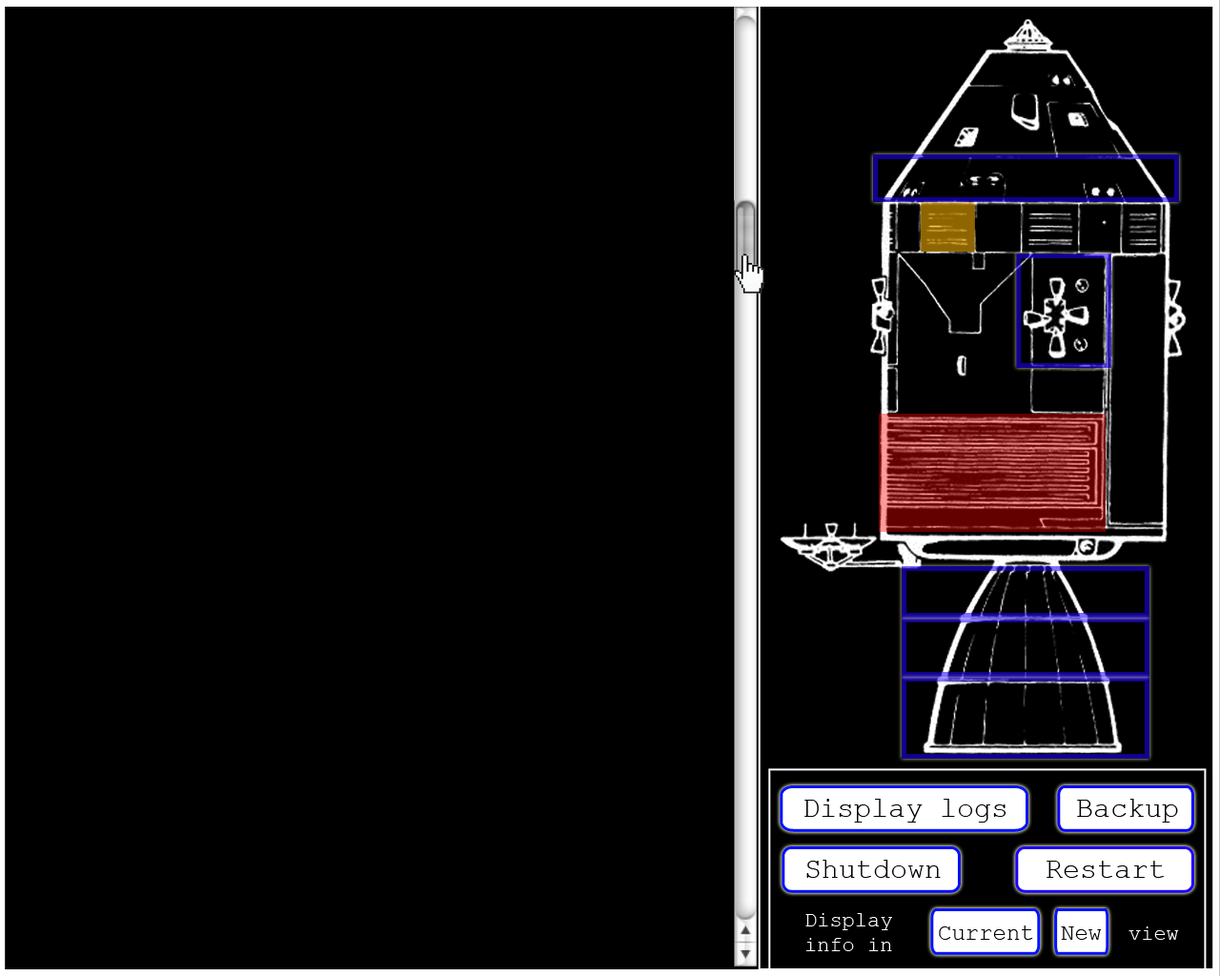
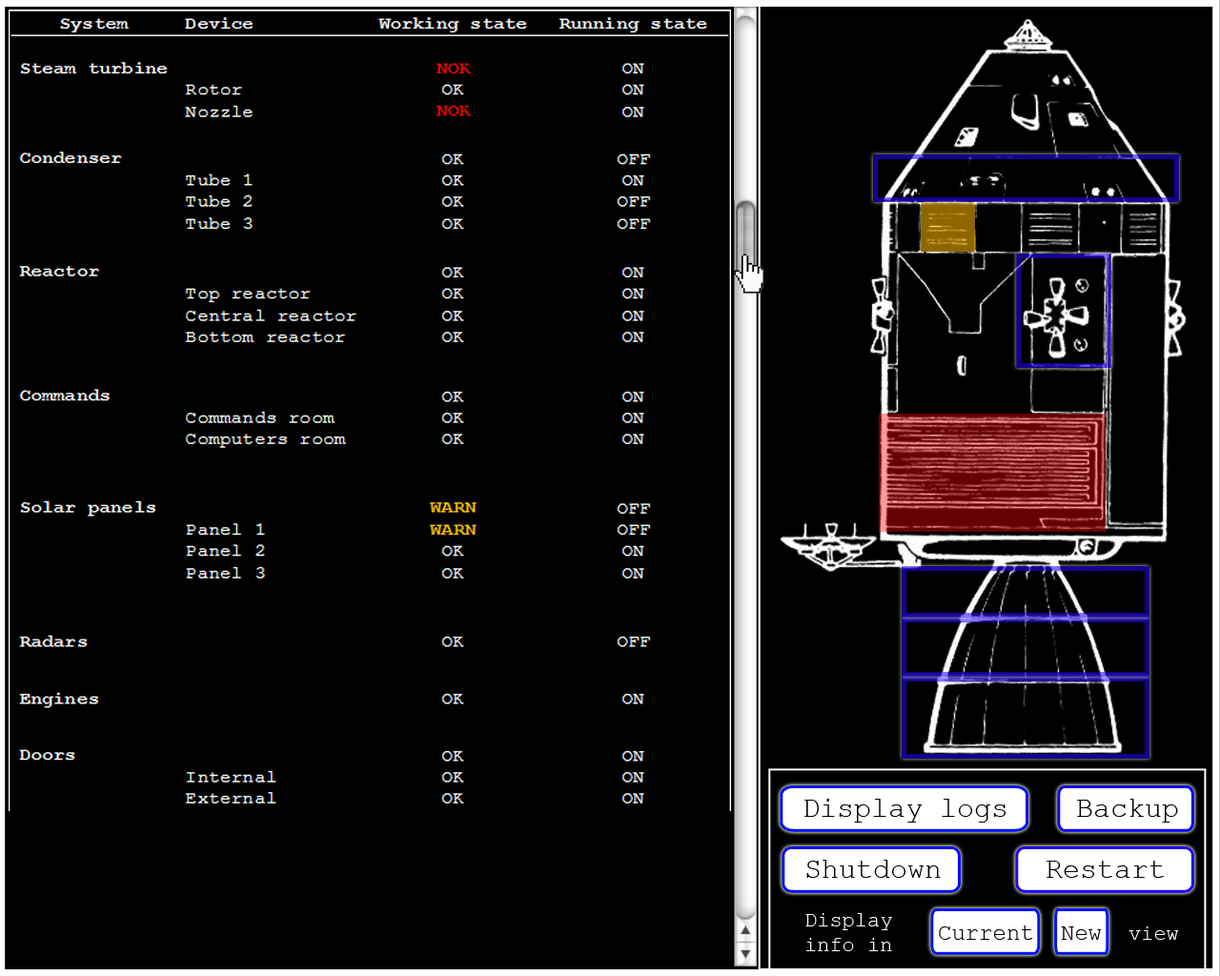
Layers edited between the first and the second 1220px x 976px image:
added layer "Calque 4" above "hand-cursor-anon" over [8, 9, 732, 812]
